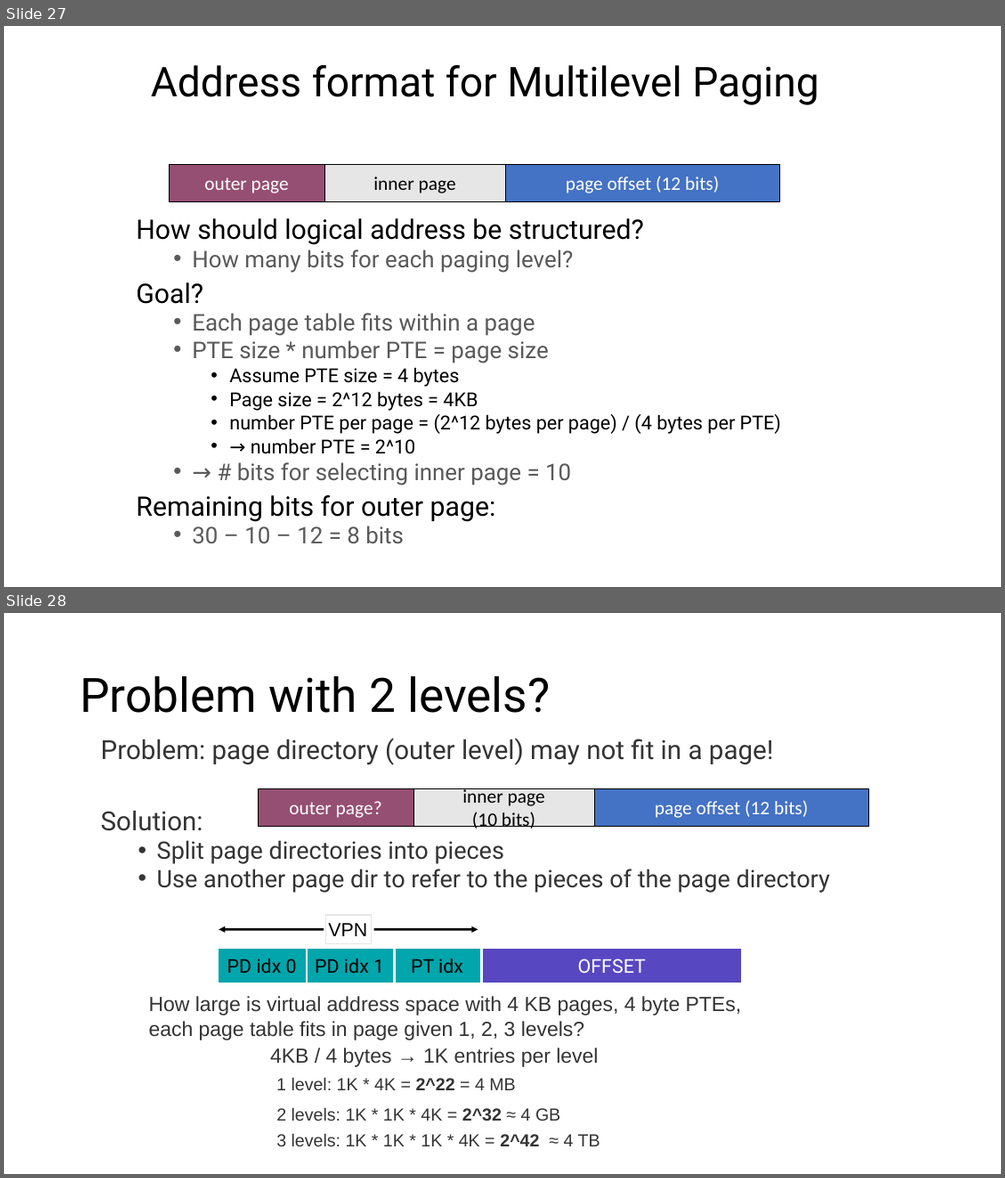
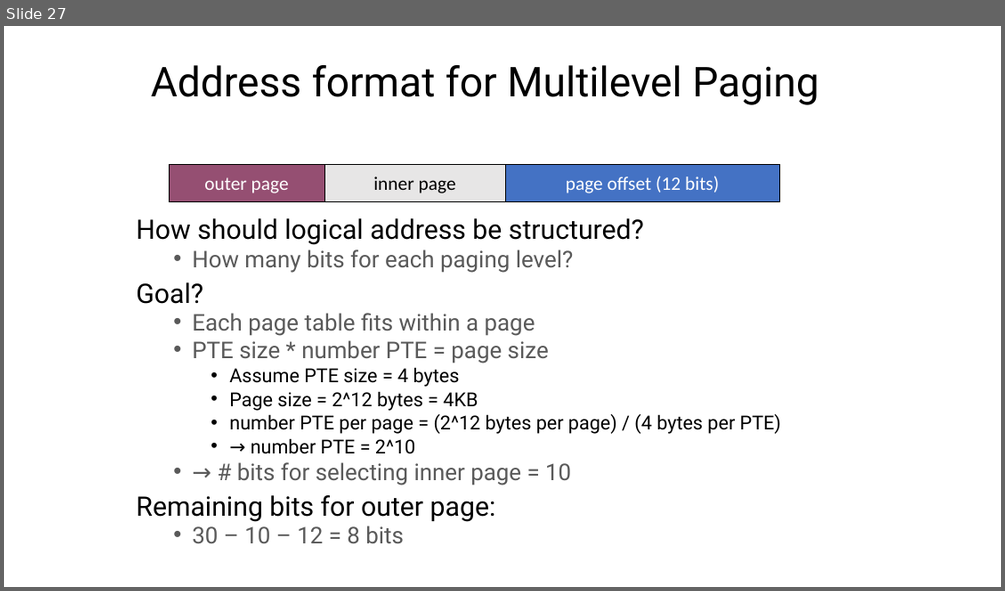
Before and after one commit to ngsrinivas/coursegen, a slide deck: ex/416-F23/staging/416-F23/lectures/06-paging.pptx. Shown one above the other, each under a label of ours: slides 27 and 28 before the commit, slide 27 after it. The pictures are 1005x1178 and 1005x591 pixels, drawn with LibreOffice and Linux fonts; fonts in the diff are those of the drawing. Boxes give left, top, right and bottom in pixels: in the first picture for what was removed or moved away, otherwise in the second. Text is boxed around its words. In the diff, an @@ line names an element or a change of style, - is before the commit and + after.

Commit message:
Add virtual memory lecture

```diff
--- a/ex/416-F23/staging/416-F23/lectures/06-paging.pptx
+++ b/ex/416-F23/staging/416-F23/lectures/06-paging.pptx
@@ slide 28 removed at box(4, 613, 1001, 1174), background #FFFFFF @@
@@ title removed at box(80, 676, 550, 713) @@
-Problem with 2 levels?
@@ text removed at box(101, 738, 830, 892) @@
-Problem: page directory (outer level) may not fit in a page!
-Solution:
-  • Split page directories into pieces
-  • Use another page dir to refer to the pieces of the page directory
@@ text removed at box(275, 765, 391, 788) @@
-64-bit address:
@@ rectangle removed at box(258, 788, 413, 826) @@
-outer page?
@@ rectangle removed at box(413, 788, 595, 826) @@
-inner page
-(10 bits)
@@ rectangle removed at box(594, 788, 868, 826) @@
-page offset (12 bits)
@@ arrow removed from (324, 929) to (218, 929) @@
@@ rectangle removed at box(325, 915, 372, 944) @@
-VPN
@@ arrow removed from (374, 929) to (478, 929) @@
@@ rectangle removed at box(217, 948, 307, 984) @@
-PD idx 0
@@ rectangle removed at box(305, 948, 395, 984) @@
-PD idx 1
@@ rectangle removed at box(393, 948, 483, 984) @@
-PT idx
@@ rectangle removed at box(482, 948, 742, 984) @@
-OFFSET
@@ text removed at box(149, 996, 741, 1040) @@
-How large is virtual address space with 4 KB pages, 4 byte PTEs,
-each page table fits in page given 1, 2, 3 levels?
@@ text removed at box(270, 1047, 598, 1067) @@
-4KB / 4 bytes → 1K entries per level
@@ text removed at box(276, 1077, 515, 1090) @@
-1 level: 1K * 4K = 2^22 = 4 MB
@@ text removed at box(276, 1107, 560, 1120) @@
-2 levels: 1K * 1K * 4K = 2^32 ≈ 4 GB
@@ text removed at box(276, 1133, 600, 1146) @@
-3 levels: 1K * 1K * 1K * 4K = 2^42 ≈ 4 TB
```
Also in this commit, not shown: 20 other slides removed, 6 other files.
